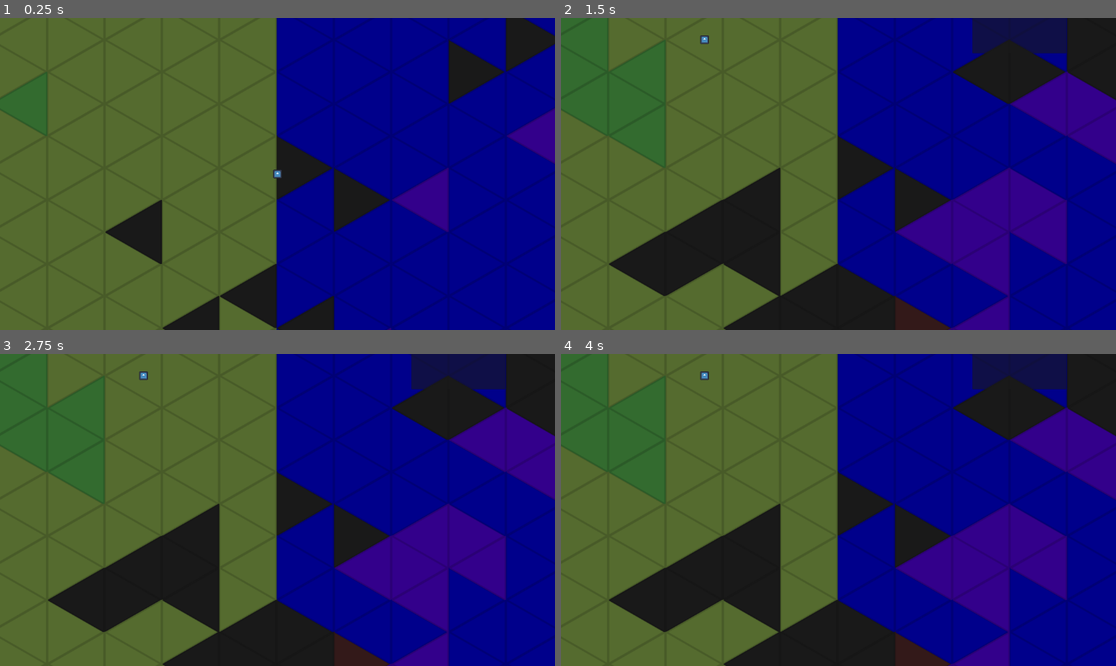
Above: before the commit, frames 1-4 (two rows, left to right).
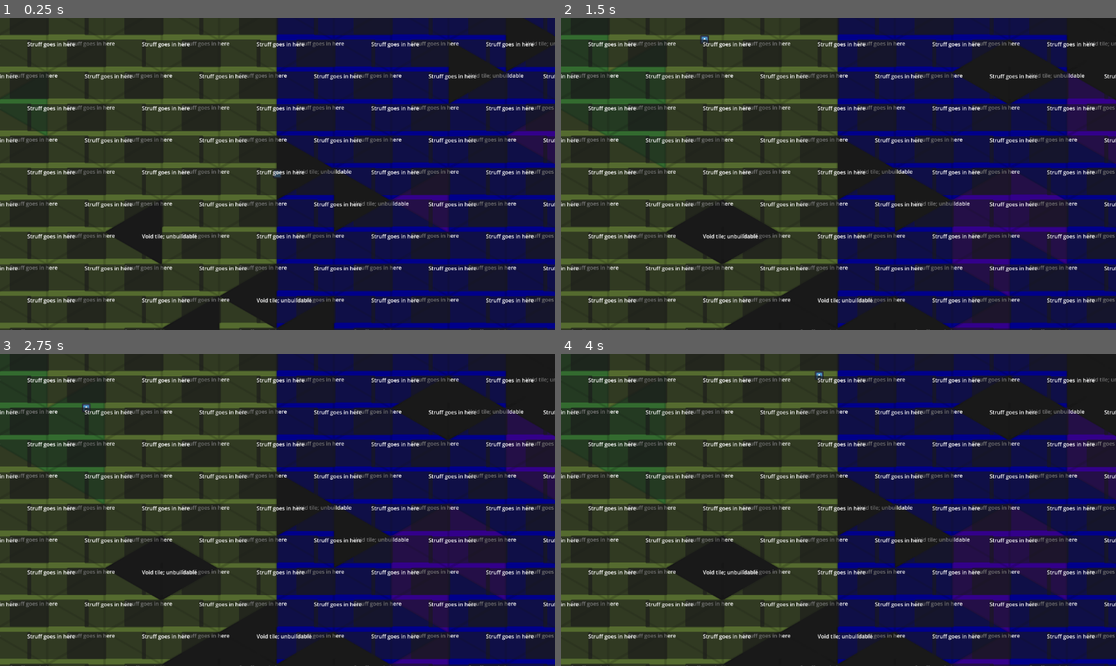
Above: after the commit, the same moments.

Repository: arrowira/microjam57
Game: Godot game, scene res://scenes/main.tscn
Same seed, same stepped clock (60 frames per second), same inputs: the game is played once before the commit and once after it. The engine's default icon, where the game draws it, is replaced by a stand-in: a white triangle on a blue panel in a dark square.
Inputs (mouse positions are in pixels of both pictures, inside the frame that each line leads up to):
- Up to frame 1 (0.25 s): no input
- Up to frame 2 (1.5 s): tap Enter at 0.5 s; move the mouse to (1088, 39) at 0.52 s; click (1088, 39) at 0.6 s; tap Space at 1.25 s; move the mouse to (971, 39) at 1.27 s; click (971, 39) at 1.35 s
- Up to frame 3 (2.75 s): tap Enter at 2 s; move the mouse to (466, 407) at 2.02 s; click (466, 407) at 2.1 s
- Up to frame 4 (4 s): tap Space at 2.75 s; move the mouse to (1088, 441) at 2.77 s; click (1088, 441) at 2.85 s; tap Enter at 3.5 s; move the mouse to (855, 375) at 3.52 s; click (855, 375) at 3.6 s

The runs differ from the first frame. In frame 1, 79% of the frame differs, in the area x 0-100%, y 0-100%; in frame 2, 75%; in frame 3, 75%; in frame 4, 75%.

Commit message:
more accurate status bars

Diff:
--- a/colonysim-micro-jam/scenes/main.tscn
+++ b/colonysim-micro-jam/scenes/main.tscn
@@ -12,13 +12,6 @@
 [node name="main" type="Node2D"]
 script = ExtResource("1_jyhfs")
 
-[node name="tileGroup" parent="." instance=ExtResource("1_0wfyh")]
-position = Vector2(-1983, -3248)
-
-[node name="Camera2D" type="Camera2D" parent="."]
-zoom = Vector2(0.7, 0.7)
-script = ExtResource("2_0wfyh")
-
 [node name="CanvasLayer" type="CanvasLayer" parent="."]
 
 [node name="Area2D" type="Area2D" parent="CanvasLayer"]
@@ -29,6 +22,13 @@
 rotation = 1.5707964
 shape = SubResource("CapsuleShape2D_0wfyh")
 
+[node name="tileGroup" parent="." instance=ExtResource("1_0wfyh")]
+position = Vector2(-1983, -3248)
+
+[node name="Camera2D" type="Camera2D" parent="."]
+zoom = Vector2(0.7, 0.7)
+script = ExtResource("2_0wfyh")
+
 [node name="mousemirror" parent="." instance=ExtResource("3_sugp2")]
 
 [node name="buildCD" type="Timer" parent="."]
--- a/colonysim-micro-jam/scenes/tile.tscn
+++ b/colonysim-micro-jam/scenes/tile.tscn
@@ -49,6 +49,28 @@
 offset_bottom = 89.0
 text = "Factory"
 
+[node name="StatusMenu" type="Control" parent="."]
+z_index = 8
+layout_mode = 3
+anchors_preset = 0
+offset_left = -116.0
+offset_top = -111.0
+offset_right = -76.0
+offset_bottom = -71.0
+mouse_filter = 1
+
+[node name="Panel" type="Panel" parent="StatusMenu"]
+layout_mode = 0
+offset_right = 234.0
+offset_bottom = 80.0
+
+[node name="statusText" type="RichTextLabel" parent="StatusMenu/Panel"]
+layout_mode = 0
+offset_right = 234.0
+offset_bottom = 78.0
+text = "Struff goes in here
+"
+
 [connection signal="mouse_entered" from="clickbox" to="." method="_on_clickbox_mouse_entered"]
 [connection signal="mouse_exited" from="clickbox" to="." method="_on_clickbox_mouse_exited"]
 [connection signal="area_entered" from="area" to="." method="_on_area_area_entered"]
--- a/colonysim-micro-jam/scripts/tile.gd
+++ b/colonysim-micro-jam/scripts/tile.gd
@@ -7,16 +7,22 @@
 var buildCD = false
 # Called when the node enters the scene tree for the first time.
 func _ready() -> void:
+	$StatusMenu.position=Vector2(-1,-1)
 	if flipped:
 		$BuildMenu.rotation=PI
+		$StatusMenu.rotation=PI
 	id = randi_range(0,20)
 	if position.x > 2000:
 		$EquilateralTriangle.modulate = Color.DARK_BLUE
 	else:
 		$EquilateralTriangle.modulate = Color.DARK_OLIVE_GREEN
-
+	configurestatus()
 	idUpdate()
 
+func configurestatus():
+	if id == 2:
+		#void
+		$StatusMenu/Panel/statusText.text = "Void tile; unbuildable"
 
 func idUpdate():
 	if id == 1:
@@ -59,14 +65,17 @@
 
 func _on_clickbox_mouse_entered() -> void:
 	inMouse = true
+	$StatusMenu.visible = true
 
 
 func _on_clickbox_mouse_exited() -> void:
 	inMouse = false
+	$StatusMenu.visible = false
 
 
 func _on_timer_timeout() -> void:
-	for i in range(14):
+	#spread biomes
+	for i in range(10):
 		for area in $area.get_overlapping_areas():
 			if area.name == "clickbox":
 
